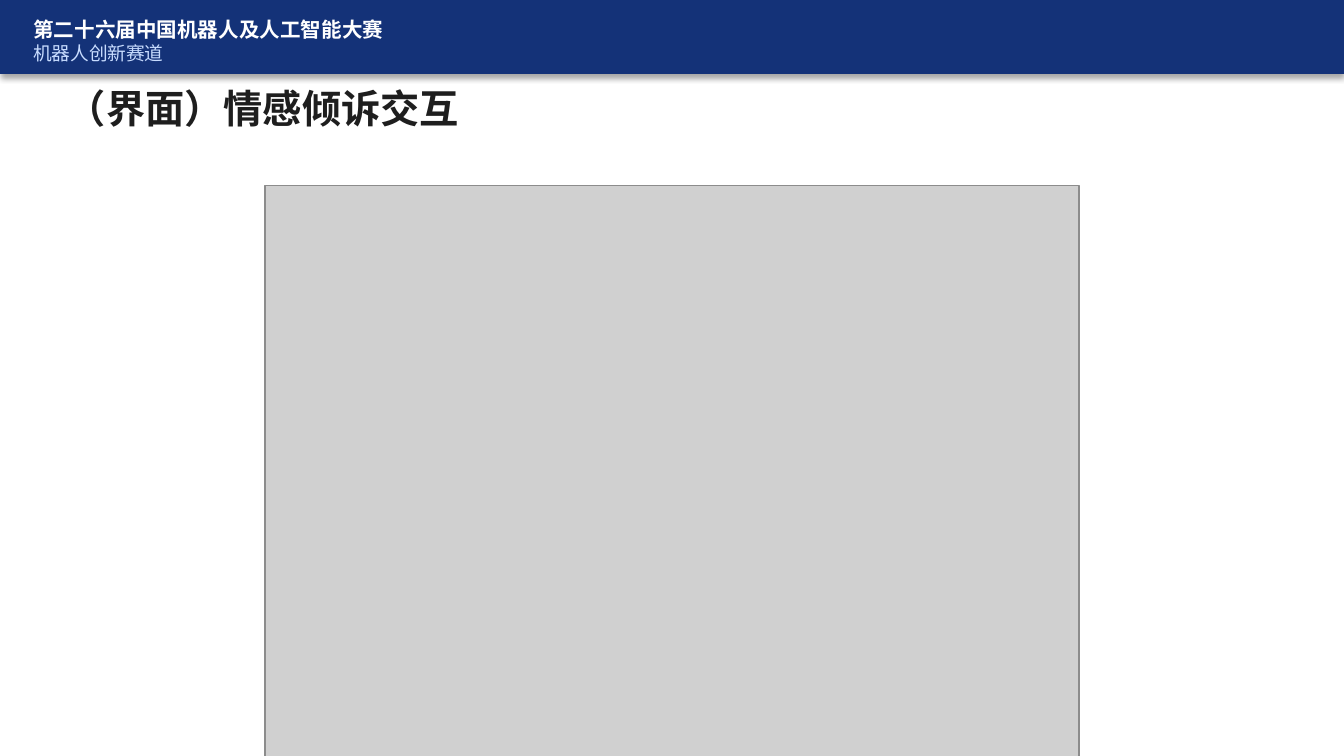
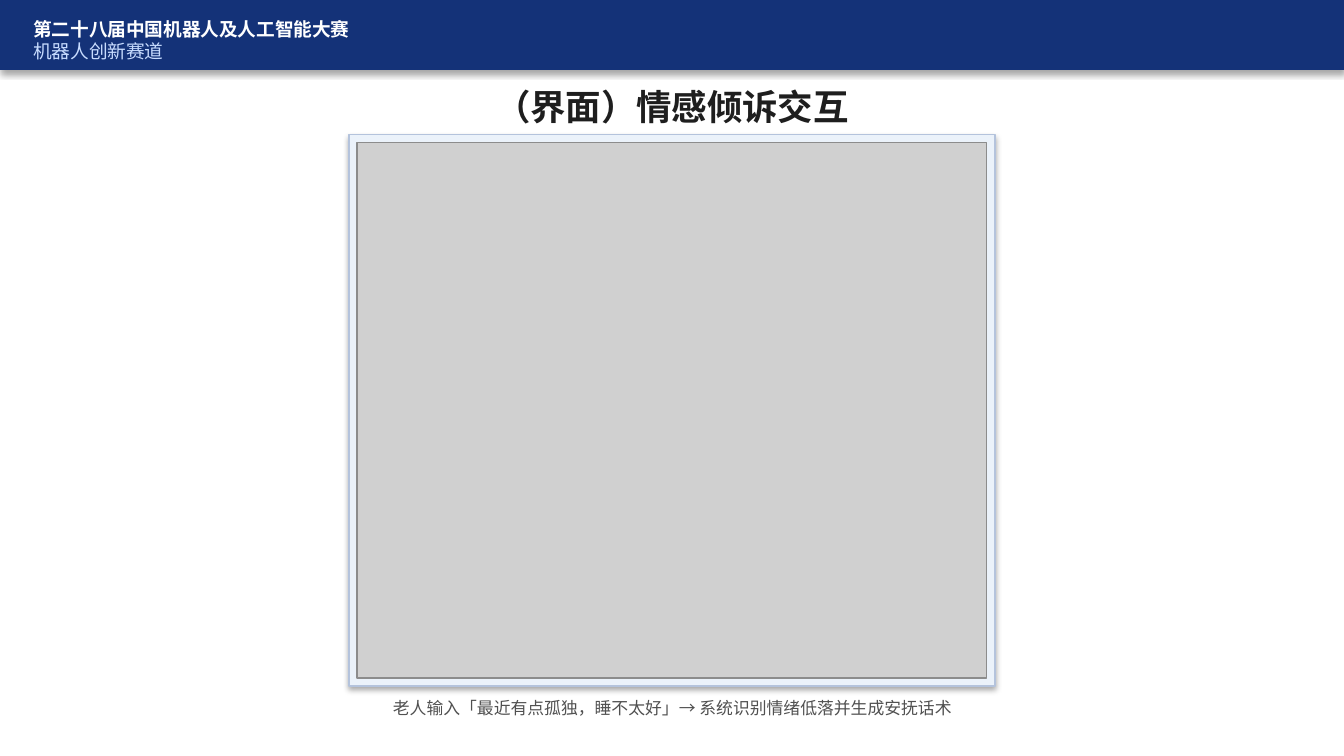
Before and after one commit to FBB123571/ElderCare-Humanoid-Platform, a slide deck: slide 11 of docs/答辩_CareCompanion.pptx. Drawn at 1344x756 pixels with LibreOffice and Linux fonts; fonts in the diff are those of the drawing; grey boxes stand for pictures. Boxes give left, top, right and bottom in pixels: in the first picture for what was removed or moved away, otherwise in the second. Text is boxed around its words. In the diff, an @@ line names an element or a change of style, - is before the commit and + after.

Commit message:
fix(docs): finalize 16:9 PPT layout and 28th competition edition
Compute screenshot placement from actual 10×5.625 slide size, center
images with frame, and update header to the 28th national competition.

```diff
--- a/docs/答辩_CareCompanion.pptx
+++ b/docs/答辩_CareCompanion.pptx
@@ rectangle resized from (x1=0, y1=0, x2=1344, y2=74) to (x1=0, y1=0, x2=1344, y2=70) @@
@@ text at (x1=33, y1=20, x2=349, y2=38): text changed; size 11 to 10 pt @@
-第二十六届中国机器人及人工智能大赛
+第二十八届中国机器人及人工智能大赛
@@ text "（界面）情感倾诉交互" at (x1=495, y1=89, x2=849, y2=124): size 21 to 19 pt; alignment left to centre @@
@@ rectangle added at (x1=349, y1=134, x2=996, y2=685), fill #EBF2FA, outline #B4C3DC 0.75 pt @@
@@ picture resized from (x1=265, y1=185, x2=1078, y2=756) to (x1=358, y1=142, x2=988, y2=677) @@
@@ text added at (x1=393, y1=699, x2=951, y2=716), 9 pt, text #505050 @@
+老人输入「最近有点孤独，睡不太好」→ 系统识别情绪低落并生成安抚话术
```
Also in this commit, not shown: 25 other slides changed, 1 other file.
